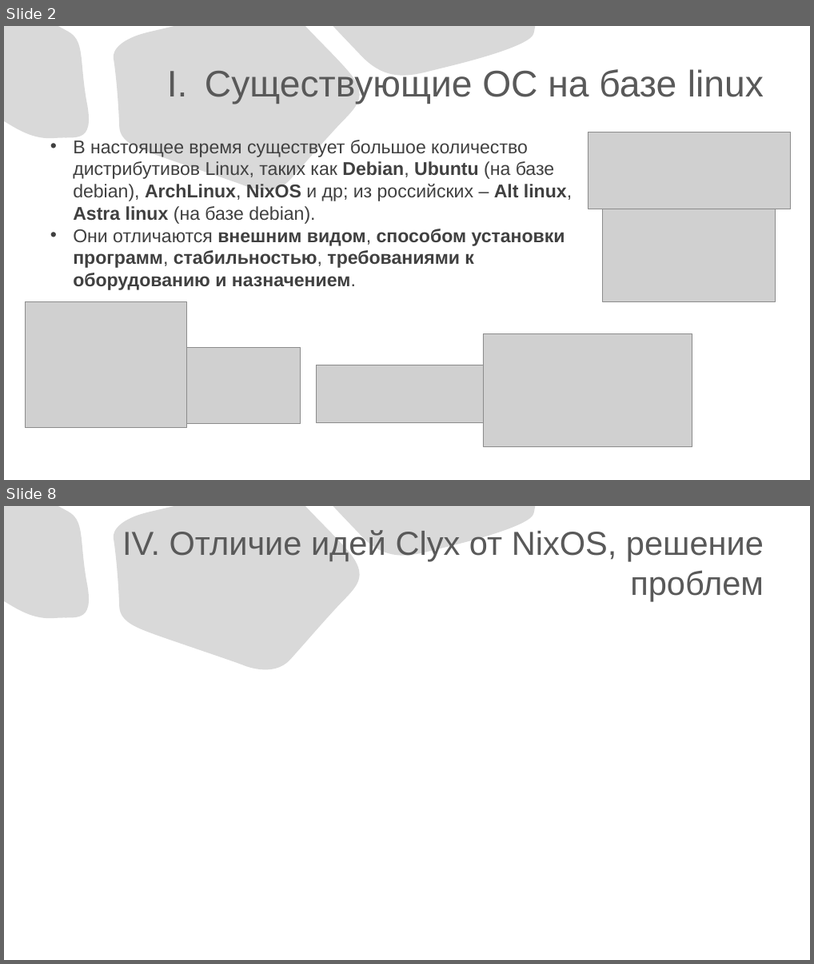
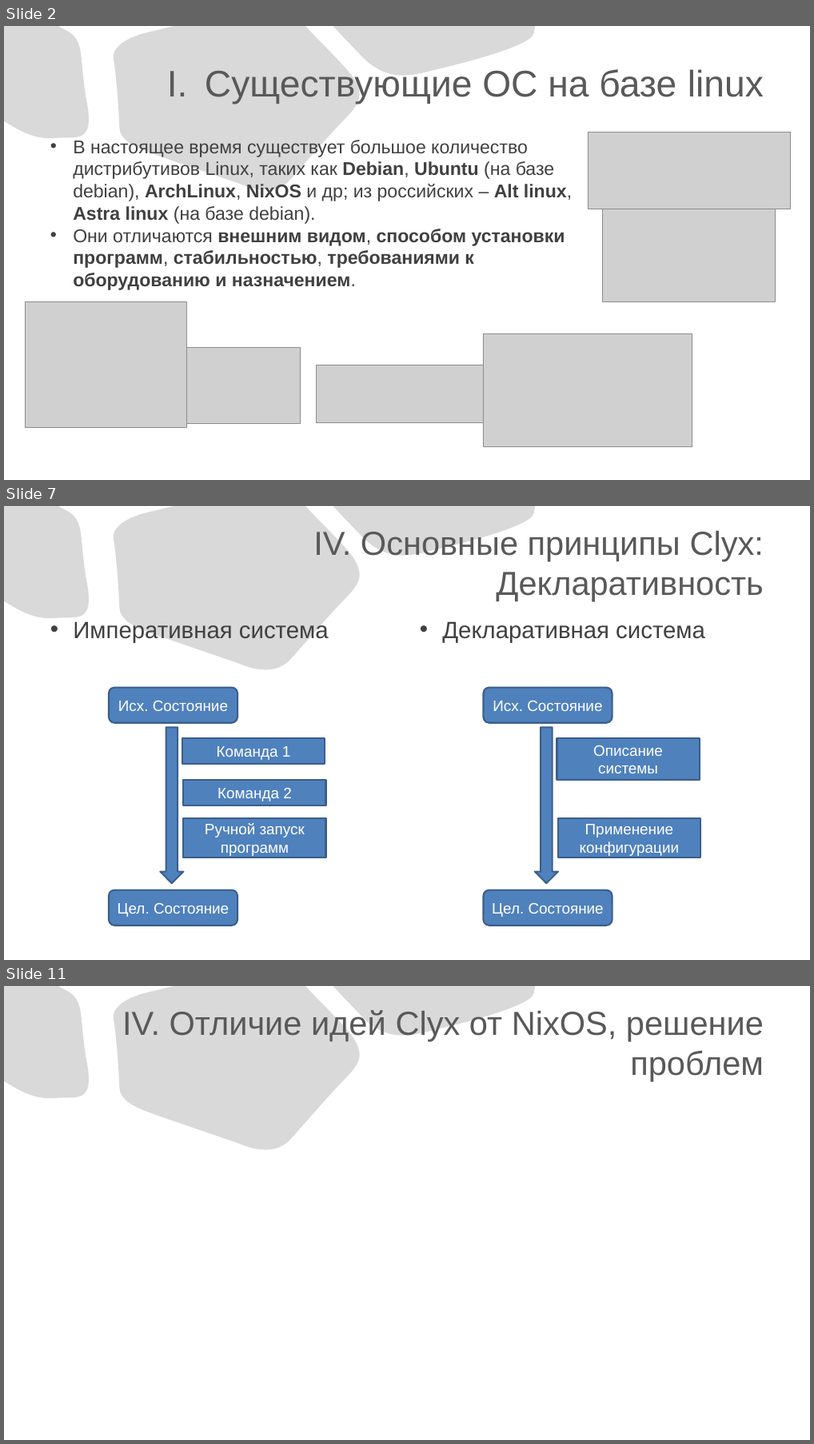
Before and after one commit to slawacats/clyx, a slide deck: ClyxOS.pptx. Shown one above the other, each under a label of ours: slides 2 and 8 before the commit, slides 2, 7 and 11 after it; the slides between them are not shown. The pictures are 814x964 and 814x1444 pixels, drawn with LibreOffice and Linux fonts; fonts in the diff are those of the drawing; grey boxes stand for pictures. Boxes give left, top, right and bottom in pixels: in the first picture for what was removed or moved away, otherwise in the second. Text is boxed around its words. In the diff, an @@ line names an element or a change of style, - is before the commit and + after.

Commit message:
:D modified:   ClyxOS.pptx modified:   clyx.drawio

```diff
--- a/ClyxOS.pptx
+++ b/ClyxOS.pptx
@@ slide 7 added at [4, 506, 810, 960], background #FFFFFF; not listed: 3 template elements that a slide beside it also shows @@
@@ title added at [314, 531, 764, 601], 39.6 pt, text #595959 @@
+IV. Основные принципы Clyx:
+Декларативность
@@ text added at [73, 622, 329, 643], 28 pt, text #404040 @@
+• Императивная система
@@ text added at [442, 621, 706, 643], 28 pt, text #404040 @@
+• Декларативная система
@@ rounded rectangle added at [109, 688, 238, 723], fill #4F81BD, outline #3A5F8C 2 pt, 18 pt, text #FFFFFF @@
+Исх. Состояние
@@ rounded rectangle added at [484, 688, 613, 723], fill #4F81BD, outline #3A5F8C 2 pt, 18 pt, text #FFFFFF @@
+Исх. Состояние
@@ down arrow added at [160, 727, 183, 883], fill #4F81BD, outline #3A5F8C 2 pt @@
@@ rectangle added at [182, 738, 326, 764], fill #4F81BD, outline #3A5F8C 2 pt, 18 pt, text #FFFFFF @@
+Команда 1
@@ down arrow added at [535, 727, 558, 883], fill #4F81BD, outline #3A5F8C 2 pt @@
@@ rectangle added at [558, 738, 700, 780], fill #4F81BD, outline #3A5F8C 2 pt, 18 pt, text #FFFFFF @@
+Описание системы
@@ rectangle added at [184, 780, 326, 805], fill #4F81BD, outline #3A5F8C 2 pt, 18 pt, text #FFFFFF @@
+Команда 2
@@ rectangle added at [184, 818, 326, 858], fill #4F81BD, outline #3A5F8C 2 pt, 18 pt, text #FFFFFF @@
+Ручной запуск программ
@@ rectangle added at [558, 818, 702, 858], fill #4F81BD, outline #3A5F8C 2 pt, 18 pt, text #FFFFFF @@
+Применение конфигурации
@@ rounded rectangle added at [109, 889, 238, 924], fill #4F81BD, outline #3A5F8C 2 pt, 18 pt, text #FFFFFF @@
+Цел. Состояние
@@ rounded rectangle added at [484, 889, 613, 924], fill #4F81BD, outline #3A5F8C 2 pt, 18 pt, text #FFFFFF @@
+Цел. Состояние
@@ what was slide 8 is now slide 11 @@
```
Also in this commit, not shown: 4 slides changed, 3 other slides added, 1 slide removed, 1 other file.
